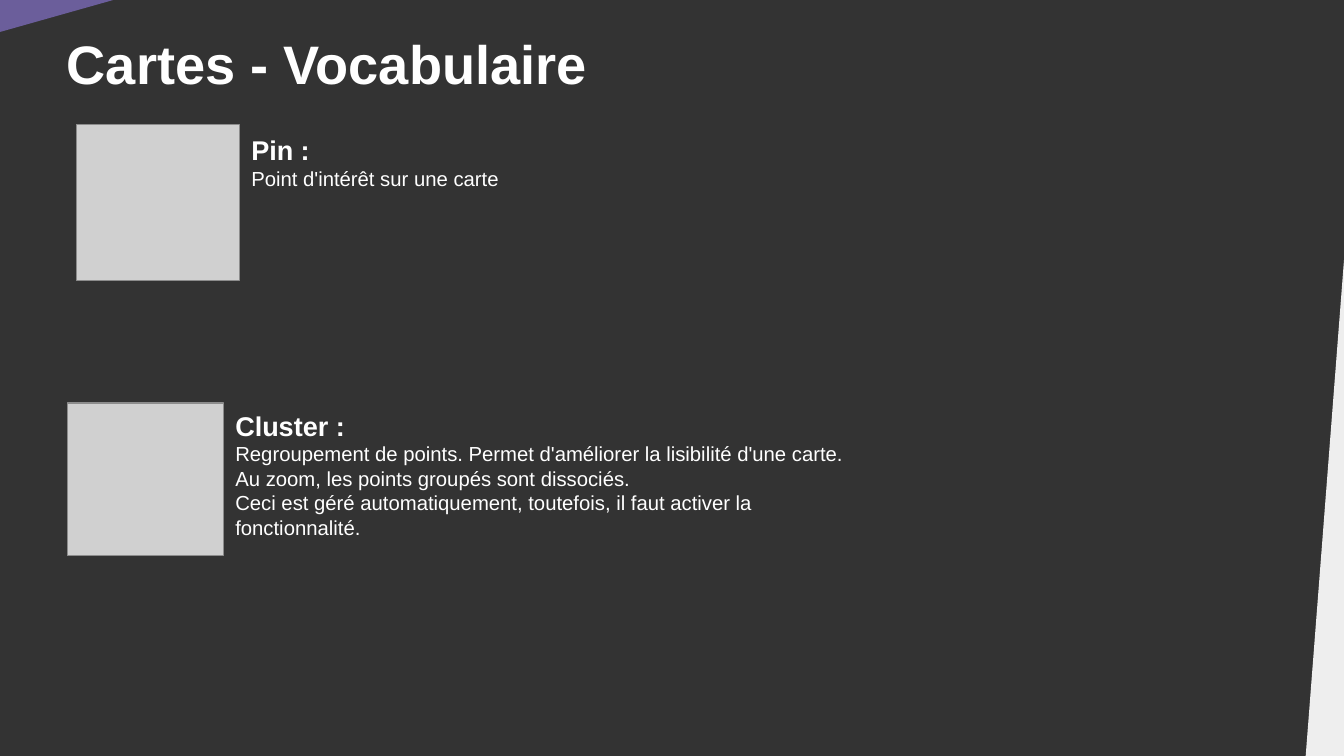
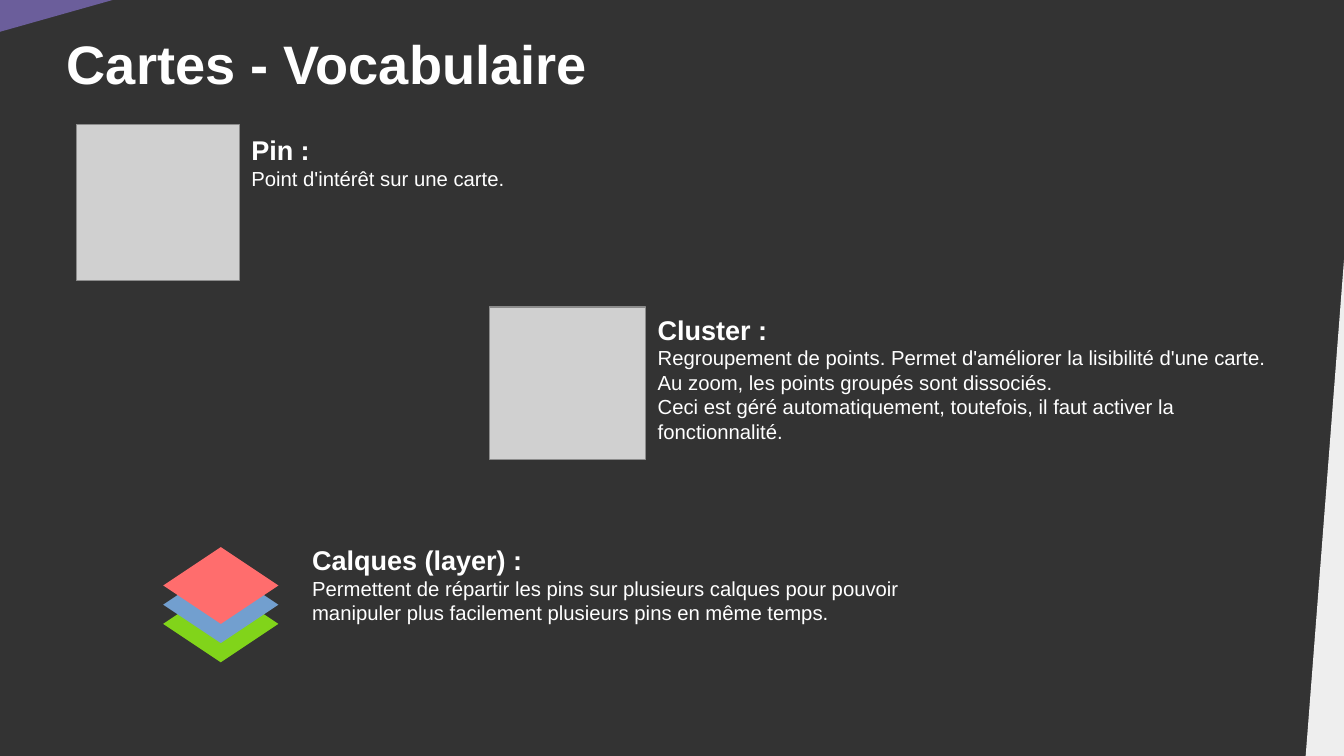
Before and after one commit to DanYellow/cours, a slide deck: slide 9 of data-journalisme-s4/travaux-pratiques/numero-5/presentation.odp. Drawn at 1344x756 pixels with LibreOffice and Linux fonts; fonts in the diff are those of the drawing; grey boxes stand for pictures. Boxes give left, top, right and bottom in pixels: in the first picture for what was removed or moved away, otherwise in the second. Text is boxed around its words. In the diff, an @@ line names an element or a change of style, - is before the commit and + after.

```diff
--- a/data-journalisme-s4/travaux-pratiques/numero-5/presentation.odp
+++ b/data-journalisme-s4/travaux-pratiques/numero-5/presentation.odp
@@ text at (251,171,505,186): text changed @@
-Point d'intérêt sur une carte
+Point d'intérêt sur une carte.
@@ picture: place and size @@
-picture at (67,404,223,556)
+picture at (490,307,646,460)
@@ text "Cluster :": place and size @@
-text "Cluster :" at (235,416,843,535)
+text "Cluster :" at (658,320,1265,439)
@@ diamond added at (163,567,278,644), fill #729FCF @@
@@ diamond added at (163,548,278,624), fill #FF6D6D @@
@@ text added at (312,550,899,625), 12 pt, text #FFFFFF @@
+Calques (layer) :
+Permettent de répartir les pins sur plusieurs calques pour pouvoir manipuler plus facilement plusieurs pins en même temps.
@@ diamond added at (163,585,278,662), fill #81D41A @@
```
Also in this commit, not shown: 4 other slides changed, 1 slide added, 6 other files.
